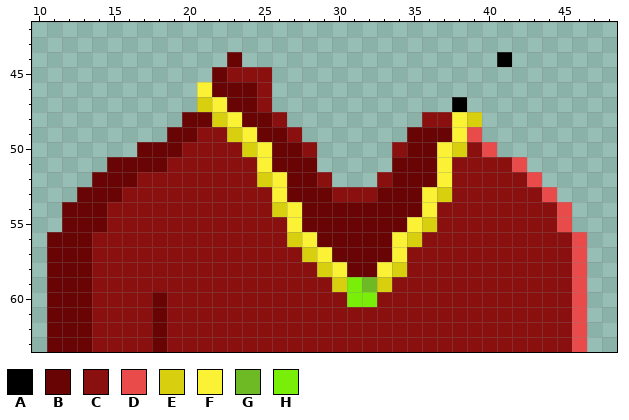
One commit to this pixel-art sprite: Apes/layers/Apparel/apparel-red-jumper-chain.png. Above: the version before the commit.
The file is 448x448 pixels, drawn in blocks of 7x7; one block is one cell here. Shown: x 10..48, y 42..63.
Palette (. is transparent): A #000000  B #680404  C #8a0f0f  D #e94b4b  E #d8cf0f  F #fbf236  G #6eba25  H #79ee08
Pixels before, first column x 11:
44 ............B.................A.....
45 ...........BCCC.....................
46 ..........FBBBC.....................
47 ..........EFBBC............A........
48 .........BBEFBBC.........CCFE.......
49 ........BBCCEFBBC.......BBBFD.......
50 ......BBBCCCCEFBBC.....CBBFECD......
51 ....BBBBCCCCCCFBBB.....BBBFCCCCD....
52 ...BBBCCCCCCCCEFBBC...CBBBFCCCCCD...
53 ..BBBCCCCCCCCCCFBBBCCCBBBFECCCCCCD..
54 .BBBCCCCCCCCCCCEFBBBBBBBBFCCCCCCCCD.
55 .BBBCCCCCCCCCCCCFBBBBBBBFECCCCCCCCD.
56 BBBCCCCCCCCCCCCCEFBBBBBFECCCCCCCCCCD
57 BBBCCCCCCCCCCCCCCEFBBBBFCCCCCCCCCCCD
58 BBBCCCCCCCCCCCCCCCEFBBFECCCCCCCCCCCD
59 BBBCCCCCCCCCCCCCCCCEHGECCCCCCCCCCCCD
60 BBBCCCCBCCCCCCCCCCCCHHCCCCCCCCCCCCCD
61 BBBCCCCBCCCCCCCCCCCCCCCCCCCCCCCCCCCD
62 BBBCCCCBCCCCCCCCCCCCCCCCCCCCCCCCCCCD
63 BBBCCCCBCCCCCCCCCCCCCCCCCCCCCCCCCCCD
The result:
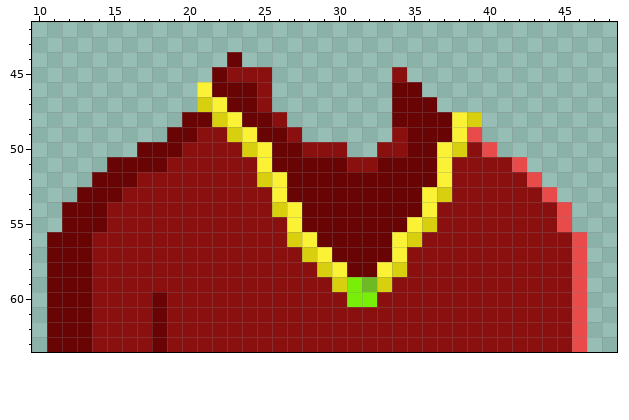
Change:
The edit adds colour B in row 46 at x 34 to 35; in row 47 at x 34 to 36; in row 48 at x 34 to 35; in row 51 at x 29 to 30 and 33; in row 52 at x 30 to 32.
Colour C gives way to colour B in row 48 at x 36 to 37; in row 52 at x 29 and 33; in row 53 at x 30 to 32.
The edit adds colour C in row 45 at x 34; in row 49 at x 34; in row 50 at x 29 to 30 and 33; in row 51 at x 31 to 32.
Colour A is gone in row 44 at x 41; in row 47 at x 38.
